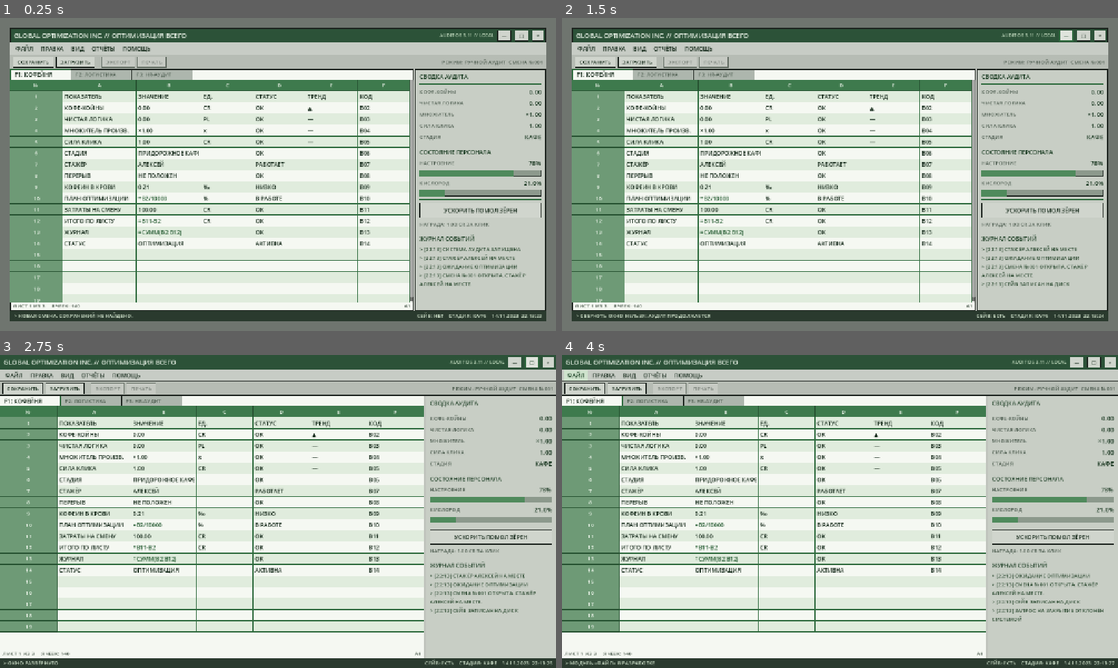
Above: before the commit, frames 1-4 (two rows, left to right).
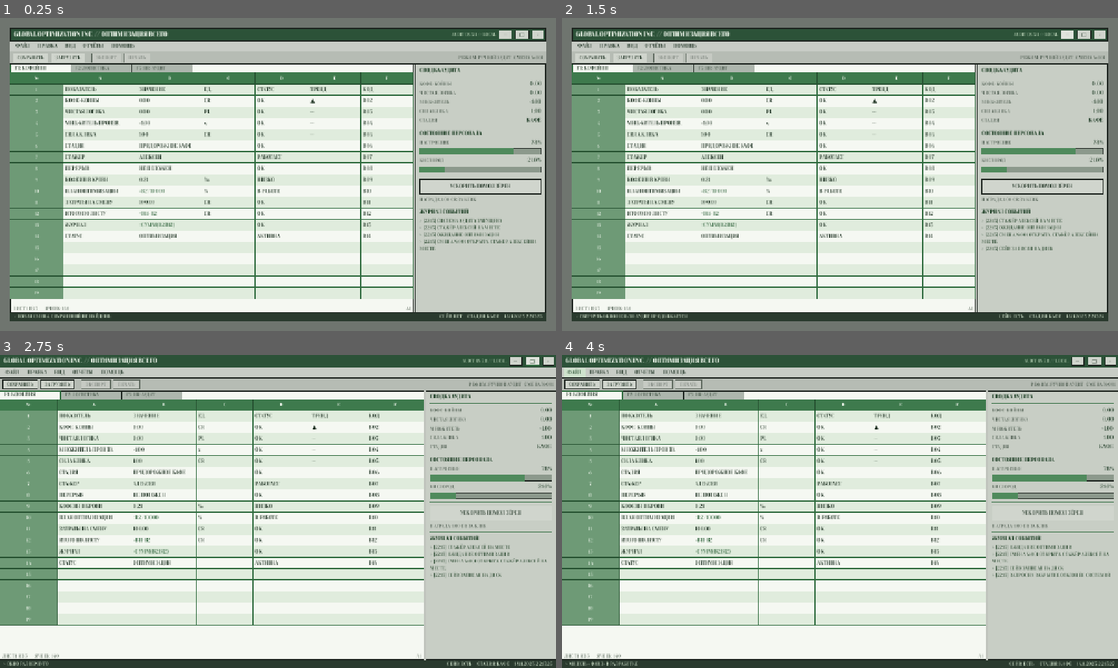
Above: after the commit, the same moments.

Repository: idlersgenii/Global-Optimization-Inc
Game: Godot game, scene res://scenes/MainDashboard.tscn
Two runs of this game, one before a commit and one after it. Both use one fixed random seed, a clock stepped at 60 frames per second and the inputs below.
Inputs:
- Up to frame 1 (0.25 s): no input
- Up to frame 2 (1.5 s): click "СОХРАНИТЬ" at 0.5 s; click "—" at 1.25 s
- Up to frame 3 (2.75 s): click "□" at 2 s
- Up to frame 4 (4 s): click "×" at 2.75 s; click "ФАЙЛ" at 3.5 s

The runs differ from the first frame. In frame 1, 22% of the frame differs, in the area x 1-99%, y 4-96%; in frame 2, 22%; in frame 3, 22%; in frame 4, 22%, in the area x 0-100%, y 0-100%.

Commit message:
feat: switch UI font to TT Moons and fix tooltip readability

Diff:
--- a/assets/themes/spreadsheet_theme.tres
+++ b/assets/themes/spreadsheet_theme.tres
@@ -1,6 +1,7 @@
-[gd_resource type="Theme" load_steps=25 format=3]
-
-[ext_resource type="SystemFont" path="res://assets/fonts/retro_mono.tres" id="1_font"]
+[gd_resource type="Theme" load_steps=27 format=3]
+
+[ext_resource type="FontFile" path="res://assets/fonts/tt_moons/TT Moons Regular.otf" id="1_font"]
+[ext_resource type="FontFile" path="res://assets/fonts/tt_moons/TT Moons Bold.otf" id="2_font_bold"]
 
 [sub_resource type="StyleBoxFlat" id="StyleBoxFlat_window"]
 content_margin_left = 0.0
@@ -226,6 +227,21 @@
 
 [sub_resource type="StyleBoxFlat" id="StyleBoxFlat_progress_fill"]
 bg_color = Color(0.31, 0.54, 0.36, 1)
+
+[sub_resource type="StyleBoxFlat" id="StyleBoxFlat_tooltip"]
+content_margin_left = 9.0
+content_margin_top = 6.0
+content_margin_right = 9.0
+content_margin_bottom = 6.0
+bg_color = Color(0.961, 0.973, 0.949, 1)
+border_width_left = 1
+border_width_top = 1
+border_width_right = 1
+border_width_bottom = 1
+border_color = Color(0.114, 0.141, 0.122, 1)
+shadow_color = Color(0, 0, 0, 0.35)
+shadow_size = 4
+shadow_offset = Vector2(2, 2)
 
 [resource]
 default_font = ExtResource("1_font")
@@ -266,6 +282,7 @@
 HeaderLabel/base_type = &"Label"
 HeaderLabel/colors/font_color = Color(0.93, 0.96, 0.92, 1)
 HeaderLabel/font_sizes/font_size = 12
+HeaderLabel/fonts/font = ExtResource("2_font_bold")
 HeaderPanel/base_type = &"PanelContainer"
 HeaderPanel/styles/panel = SubResource("StyleBoxFlat_header")
 LegacyMenuButton/base_type = &"Button"
@@ -292,6 +309,7 @@
 SideHeaderLabel/base_type = &"Label"
 SideHeaderLabel/colors/font_color = Color(0.11, 0.24, 0.14, 1)
 SideHeaderLabel/font_sizes/font_size = 13
+SideHeaderLabel/fonts/font = ExtResource("2_font_bold")
 SidePanel/base_type = &"PanelContainer"
 SidePanel/styles/panel = SubResource("StyleBoxFlat_side")
 StatusLabel/base_type = &"Label"
@@ -309,6 +327,7 @@
 TitleLabel/base_type = &"Label"
 TitleLabel/colors/font_color = Color(0.914, 0.949, 0.906, 1)
 TitleLabel/font_sizes/font_size = 15
+TitleLabel/fonts/font = ExtResource("2_font_bold")
 TitleMetaLabel/base_type = &"Label"
 TitleMetaLabel/colors/font_color = Color(0.73, 0.83, 0.72, 1)
 TitleMetaLabel/font_sizes/font_size = 11
@@ -318,6 +337,10 @@
 ToolButton/font_sizes/font_size = 12
 ToolbarPanel/base_type = &"PanelContainer"
 ToolbarPanel/styles/panel = SubResource("StyleBoxFlat_toolbar")
+TooltipLabel/colors/font_color = Color(0.08, 0.16, 0.1, 1)
+TooltipLabel/font_sizes/font_size = 14
+TooltipLabel/fonts/font = ExtResource("1_font")
+TooltipPanel/styles/panel = SubResource("StyleBoxFlat_tooltip")
 ValueLabel/base_type = &"Label"
 ValueLabel/colors/font_color = Color(0.06, 0.18, 0.09, 1)
 ValueLabel/font_sizes/font_size = 14
--- a/scripts/main_dashboard.gd
+++ b/scripts/main_dashboard.gd
@@ -268,7 +268,7 @@
 func _on_save_pressed() -> void:
 	var error := GameState.save_game()
 	if error == OK:
-		_set_status("СОСТОЯНИЕ СОХРАНЕНО В user://savegame.json")
+		_set_status("СОСТОЯНИЕ СОХРАНЕНО")
 		_push_ticker("СЕЙВ ЗАПИСАН НА ДИСК")
 	else:
 		_set_status("ОШИБКА СОХРАНЕНИЯ: %d" % error)
Binary file added: assets/fonts/tt_moons/TT Moons Bold.otf
Not shown, added: assets/fonts/tt_moons/TT Moons Bold.otf.import
Binary file added: assets/fonts/tt_moons/TT Moons Regular.otf
Not shown, added: assets/fonts/tt_moons/TT Moons Regular.otf.import
